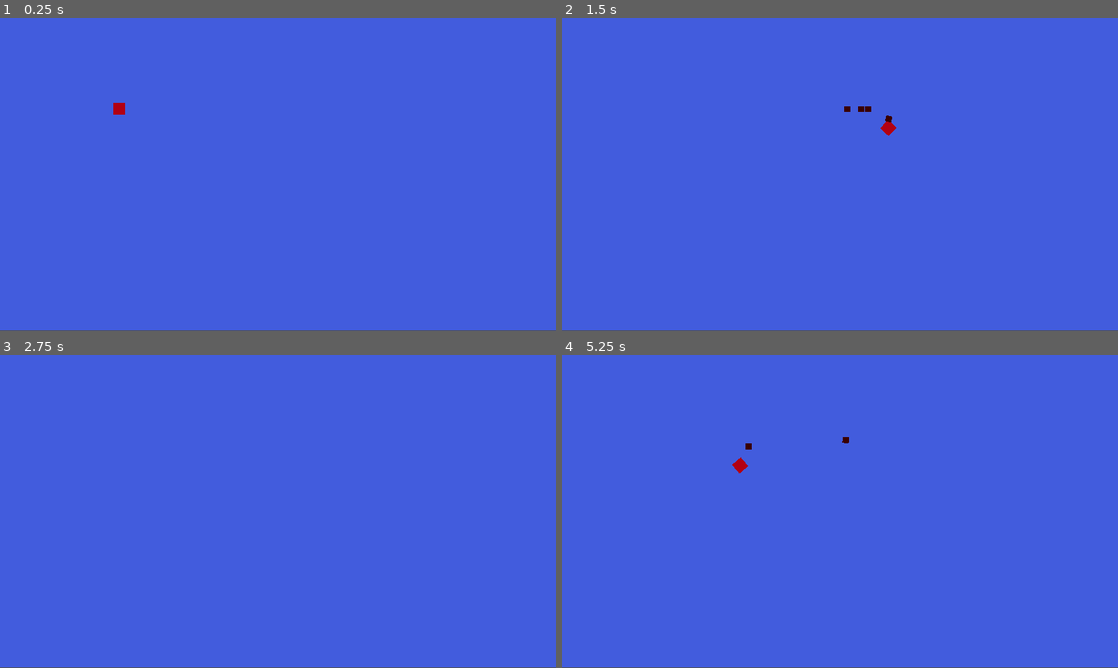
Above: before the commit, frames 1-4 (two rows, left to right).
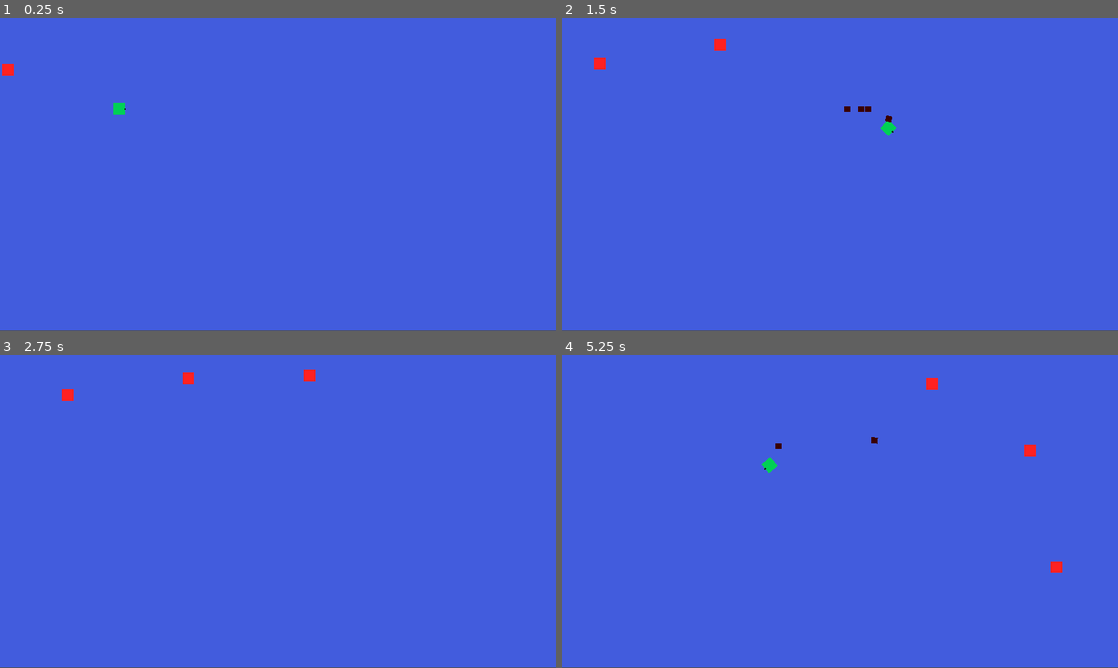
Above: after the commit, the same moments.

Repository: Seblis/Weaponized
Game: Godot game, scene res://levels/mock_level.tscn
The game is run twice, just before and just after one commit, with the same random seed, the same clock (stepped at 60 frames per second) and the same inputs. The project has no main scene, so this scene is started directly.
Inputs (mouse positions are in pixels of both pictures, inside the frame that each line leads up to):
- Up to frame 1 (0.25 s): no input
- Up to frame 2 (1.5 s): move the mouse to (962, 158) at 0.52 s; hold D (move_right) 0.53-1.28 s; hold Space (fire) 0.53-1.28 s; move the mouse to (728, 190) at 1.27 s; hold S (move_down) from 1.28 s (still down); tap Space (fire) at 1.35 s
- Up to frame 3 (2.75 s): move the mouse to (333, 442) at 2.02 s; release S (move_down) at 2.03 s; hold D (move_right) from 2.03 s (still down); hold Space (fire) from 2.03 s (still down)
- Up to frame 4 (5.25 s): move the mouse to (812, 574) at 2.77 s; release D (move_right) at 2.78 s; release Space (fire) at 2.78 s; hold W (move_up) 2.78-3.53 s; tap Space (fire) at 2.85, 4.35 s; move the mouse to (1006, 558) at 3.52 s; hold Space (fire) 3.53-4.28 s; hold A (move_left) 3.53-5.03 s; move the mouse to (673, 464) at 4.27 s; move the mouse to (867, 511) at 5.02 s; hold S (move_down) from 5.03 s (still down); hold Space (fire) from 5.03 s (still down)

The runs differ from the first frame. In frame 1, 0.2% of the frame differs, in the area x 0-23%, y 14-31%; in frame 2, 0.2%; in frame 3, 0.2%; in frame 4, 0.5%, in the area x 30-90%, y 7-70%.

Commit message:
Enemy spawning methods
You can specify amount of enemies, type of enemy and how they should be spaced. A few parameters to do

Diff:
--- /dev/null
+++ b/entities/enemies/BaseEnemy.tscn
@@ -0,0 +1,21 @@
+[gd_scene load_steps=3 format=3 uid="uid://belvdvt81u044"]
+
+[ext_resource type="Script" path="res://entities/enemies/base_enemy.gd" id="1_45bqk"]
+
+[sub_resource type="CapsuleShape2D" id="CapsuleShape2D_nxeey"]
+radius = 20.0
+height = 40.0
+
+[node name="BaseEnemy" type="CharacterBody2D"]
+motion_mode = 1
+script = ExtResource("1_45bqk")
+
+[node name="CollisionShape2D" type="CollisionShape2D" parent="."]
+shape = SubResource("CapsuleShape2D_nxeey")
+
+[node name="ColorRect" type="ColorRect" parent="."]
+offset_left = -20.0
+offset_top = -20.0
+offset_right = 20.0
+offset_bottom = 20.0
+color = Color(1, 0.129412, 0.129412, 1)
--- /dev/null
+++ b/entities/enemies/base_enemy.gd
@@ -0,0 +1,18 @@
+class_name BaseEnemy
+extends CharacterBody2D
+
+@export var path_follow: PathFollow2D
+@export var speed = 7
+@export var final_progress_rate = 0.99
+
+func _ready():
+	pass
+
+func _physics_process(delta):
+	if path_follow.progress_ratio < final_progress_rate:
+		path_follow.progress += speed
+
+
+func set_path_follow(path: PathFollow2D, final_progress):
+	path_follow = path
+	final_progress_rate = final_progress
--- a/entities/spaceship/ship.gd
+++ b/entities/spaceship/ship.gd
@@ -6,7 +6,7 @@
 var steering_factor = 3.0
 
 func _on_ready():
-	pass
+	GameEngine.set_player(self)
 
 func _process(delta: float):
 	var direction = Vector2(0, 0)
--- a/entities/spaceship/ship.tscn
+++ b/entities/spaceship/ship.tscn
@@ -21,7 +21,7 @@
 offset_top = -20.0
 offset_right = 20.0
 offset_bottom = 20.0
-color = Color(0.697475, 0, 0.0757668, 1)
+color = Color(0, 0.815686, 0.333333, 1)
 
 [node name="CollisionShape2D" type="CollisionShape2D" parent="."]
 shape = SubResource("RectangleShape2D_2jaop")
@@ -46,4 +46,11 @@
 unique_name_in_owner = true
 wait_time = 0.25
 
+[node name="ColorRect" type="ColorRect" parent="Weapon"]
+offset_left = 17.0
+offset_top = -3.0
+offset_right = 23.0
+offset_bottom = 3.0
+color = Color(0.0846899, 0.0846899, 0.0846899, 1)
+
 [connection signal="timeout" from="Weapon/WeaponCooldown" to="Weapon" method="cooldown_finished"]
--- /dev/null
+++ b/levels/enemy_manager.gd
@@ -0,0 +1,9 @@
+extends Node2D
+
+@onready var enemy_paths = %EnemyPaths
+
+var base_enemy = preload("res://entities/enemies/BaseEnemy.tscn")
+
+func _ready():
+	#TODO right now we are spawning
+	enemy_paths.spawn_multiple_enemies(base_enemy, 0, 3, 1, 0.07)
--- a/levels/mock_level.tscn
+++ b/levels/mock_level.tscn
@@ -1,6 +1,20 @@
-[gd_scene load_steps=2 format=3 uid="uid://lrlvibnrtoy5"]
+[gd_scene load_steps=6 format=3 uid="uid://lrlvibnrtoy5"]
 
 [ext_resource type="PackedScene" uid="uid://c00a8luwst5da" path="res://entities/spaceship/ship.tscn" id="1_kp36w"]
+[ext_resource type="PackedScene" uid="uid://cyl3q0blt7u4f" path="res://util/enemy_paths.tscn" id="2_4ry2s"]
+[ext_resource type="Script" path="res://levels/enemy_manager.gd" id="2_seq4y"]
+
+[sub_resource type="Curve2D" id="Curve2D_ymesw"]
+_data = {
+"points": PackedVector2Array(0, 0, 0, 0, -74, 202, -401.637, -222.032, 401.637, 222.032, 1423, 154, 0, 0, 0, 0, 1687, 857)
+}
+point_count = 3
+
+[sub_resource type="Curve2D" id="Curve2D_ivt41"]
+_data = {
+"points": PackedVector2Array(0, 0, 0, 0, 1755, -75, 155.564, -106.066, -155.564, 106.066, 1841, 872, 0, 0, 0, 0, 211, 957)
+}
+point_count = 3
 
 [node name="MockLevel" type="Node2D"]
 
@@ -11,3 +25,15 @@
 
 [node name="Ship" parent="." instance=ExtResource("1_kp36w")]
 position = Vector2(412, 314)
+
+[node name="EnemyManager" type="Node2D" parent="."]
+script = ExtResource("2_seq4y")
+
+[node name="EnemyPaths" parent="EnemyManager" instance=ExtResource("2_4ry2s")]
+unique_name_in_owner = true
+
+[node name="Path2D" type="Path2D" parent="EnemyManager/EnemyPaths"]
+curve = SubResource("Curve2D_ymesw")
+
+[node name="Path2D2" type="Path2D" parent="EnemyManager/EnemyPaths"]
+curve = SubResource("Curve2D_ivt41")
--- /dev/null
+++ b/util/enemy_paths.gd
@@ -0,0 +1,30 @@
+class_name EnemyPaths
+extends Node2D
+
+
+func spawn_enemy(enemy, path_id = 0, stop_point = 0):
+	var path: Path2D = get_child(path_id)
+	var path_follow = PathFollow2D.new()
+	var new_enemy: BaseEnemy = enemy.instantiate()
+	new_enemy.set_path_follow(path_follow, stop_point)
+	path_follow.loop = false
+	path_follow.rotates = false
+
+	path.add_child(path_follow)
+	# TODO set other parameters for new_enemy
+	path_follow.add_child(new_enemy)
+
+func spawn_multiple_enemies(enemy, path_id, amount, delay, spacing: float, order = 0):
+	print(float(order), " ", float(amount))
+	spawn_enemy(enemy, path_id, 1.0 - spacing*float(order))
+
+	if amount == 1:
+		return
+
+	var timer = Timer.new()
+	add_child(timer)
+	var callable = Callable(self, "spawn_multiple_enemies").bind(enemy, path_id, amount - 1, delay, spacing, order + 1)
+	timer.timeout.connect(callable)
+	timer.wait_time = delay
+	timer.one_shot = true
+	timer.start()
--- /dev/null
+++ b/util/enemy_paths.tscn
@@ -0,0 +1,6 @@
+[gd_scene load_steps=2 format=3 uid="uid://cyl3q0blt7u4f"]
+
+[ext_resource type="Script" path="res://util/enemy_paths.gd" id="1_ugk11"]
+
+[node name="EnemyPaths" type="Node2D"]
+script = ExtResource("1_ugk11")
